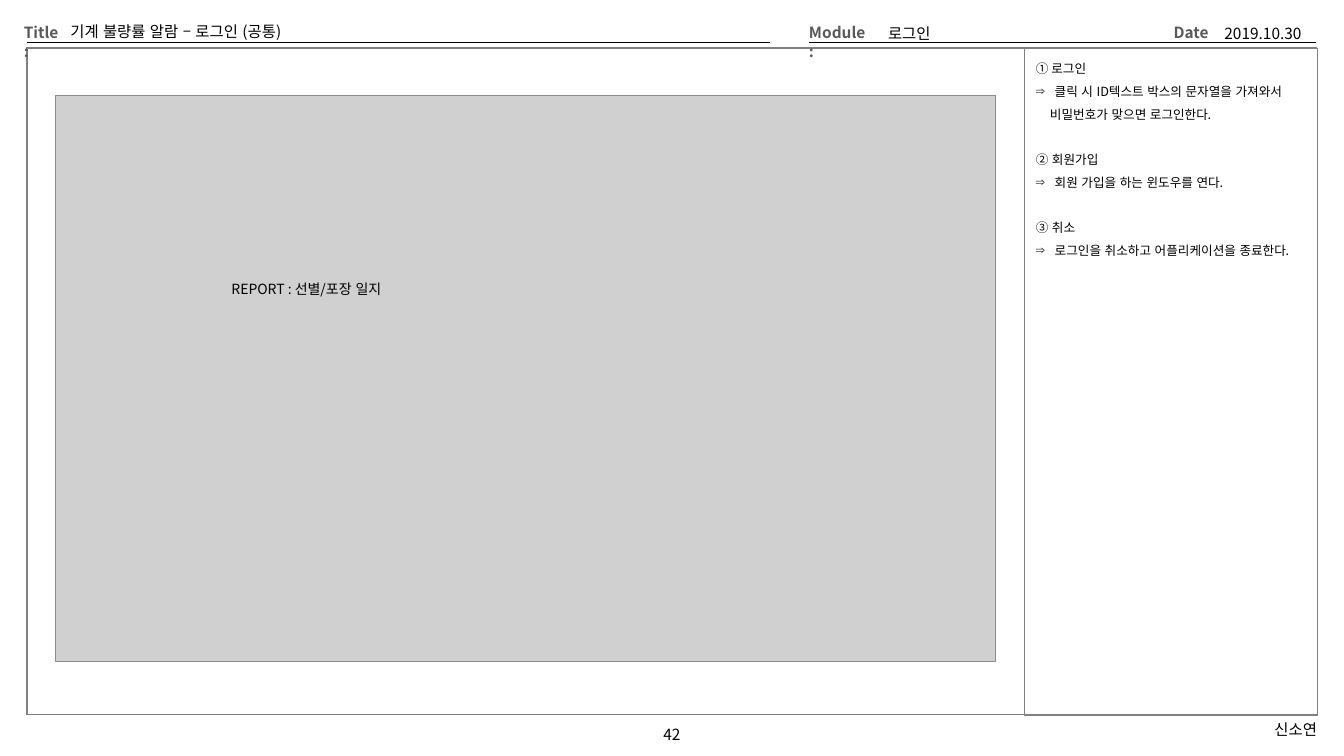
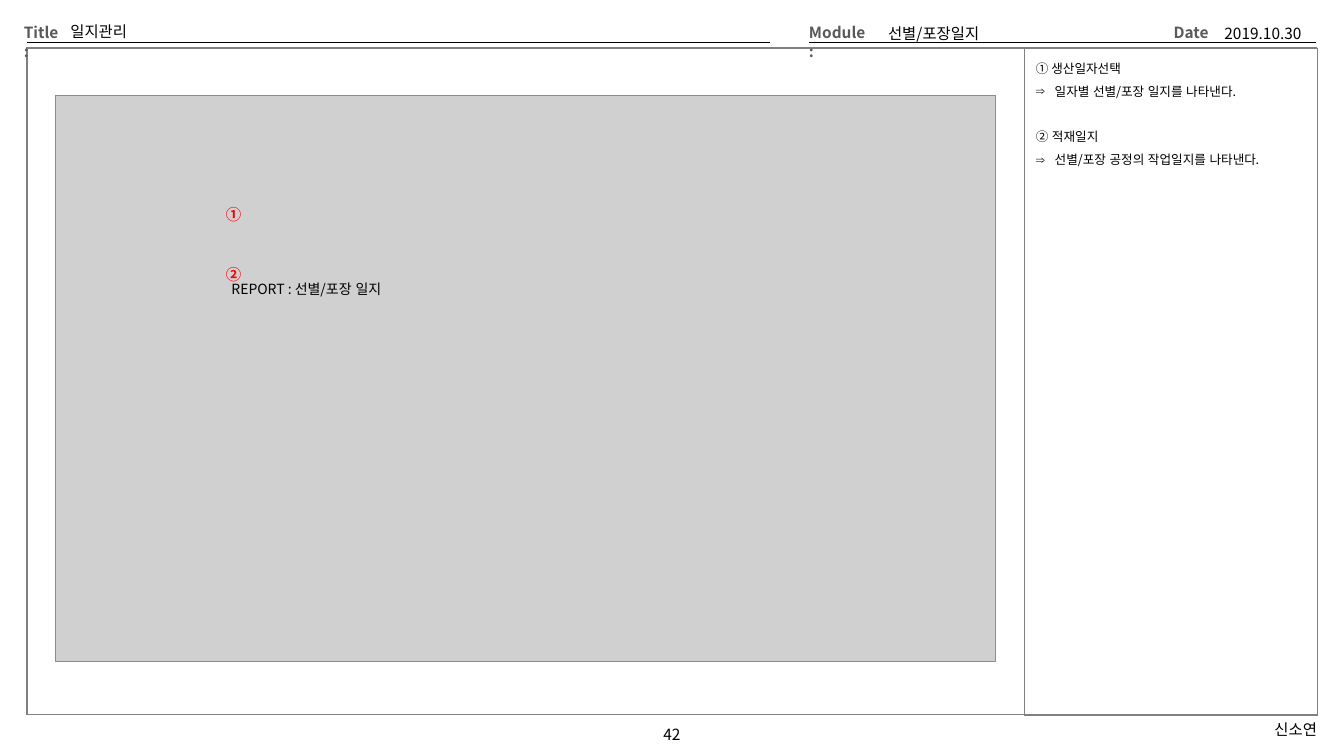
Before and after one commit to Cliedy-s/Team4, a slide deck: slide 42 of source/TEMP/Team4화면설계 - 김상영.pptx. Drawn at 1344x756 pixels with LibreOffice and Linux fonts; fonts in the diff are those of the drawing; grey boxes stand for pictures. Boxes give left, top, right and bottom in pixels: in the first picture for what was removed or moved away, otherwise in the second. Text is boxed around its words. In the diff, an @@ line names an element or a change of style, - is before the commit and + after.

```diff
--- a/source/TEMP/Team4화면설계 - 김상영.pptx
+++ b/source/TEMP/Team4화면설계 - 김상영.pptx
@@ title at (x1=70, y1=24, x2=127, y2=39): text changed @@
-기계 불량률 알람 – 로그인 (공통)
+일지관리
@@ text at (x1=888, y1=26, x2=979, y2=43): text changed @@
-로그인
+선별/포장일지
@@ text at (x1=1036, y1=62, x2=1260, y2=167): text changed @@
-① 로그인
-⇒ 클릭 시 ID텍스트 박스의 문자열을 가져와서
-비밀번호가 맞으면 로그인한다.
-② 회원가입
-⇒ 회원 가입을 하는 윈도우를 연다.
-③ 취소
-⇒ 로그인을 취소하고 어플리케이션을 종료한다.
+① 생산일자선택
+⇒ 일자별 선별/포장 일지를 나타낸다.
+② 적재일지
+⇒ 선별/포장 공정의 작업일지를 나타낸다.
@@ text added at (x1=226, y1=207, x2=241, y2=222), 11 pt, text #FF0000, bold @@
+①
@@ text added at (x1=226, y1=267, x2=241, y2=285), 11 pt, text #FF0000, bold @@
+②
```
Also in this commit, not shown: 13 other slides changed, 1 other file.
